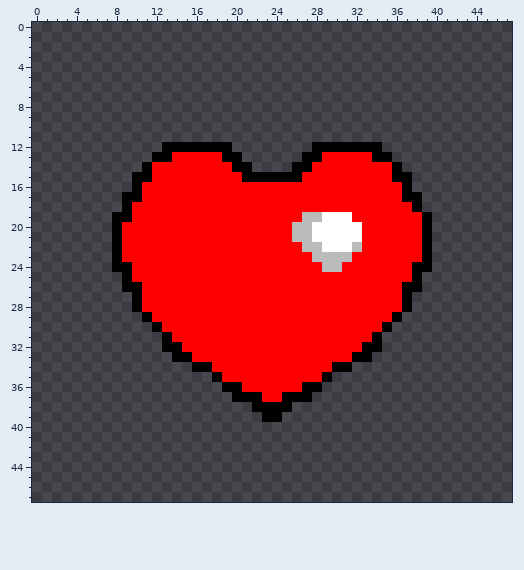
One commit to this pixel-art sprite: assets/heart.png. Above, as it was before the edit.
The file is 48x48 pixels.
Once edited:
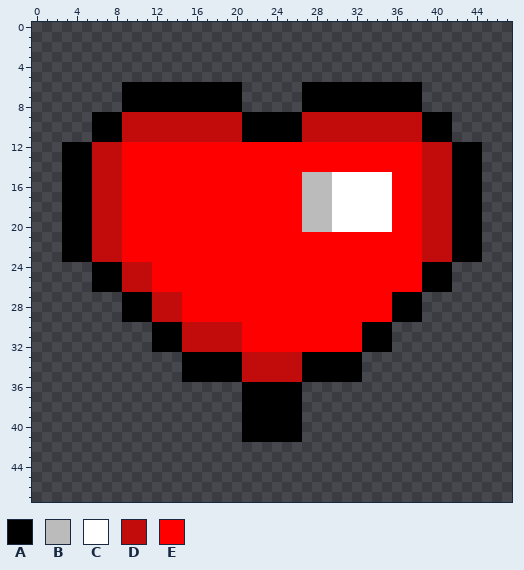
Palette (. is transparent): A #000000  B #bbbbbb  C #ffffff  D #c20b0b  E #ff0000
What changed:
Changed rows in their new state; - is an unchanged pixel.
first column x 3:
 6 ------AAAAAAAAAAAA------AAAAAAAAAAAA------
 7 ------AAAAAAAAAAAA------AAAAAAAAAAAA------
 8 ------AAAAAAAAAAAA------AAAAAAAAAAAA------
 9 ---AAADDDDDDDDDDDDAAAAAADDDDDDDDDDDDAAA---
10 ---AAADDDDDDDDDDDDAAAAAADDDDDDDDDDDDAAA---
11 ---AAADDDDDDDDDDDDAAAAAADDDDDDDDDDDDAAA---
12 AAADDDEEEEEEEEEEEEEEEEEEEEEEEEEEEEEEDDDAAA
13 AAADDDEEEEE-----EEEEEEEEEE-----EEEEEDDDAAA
14 AAADDDEEE--------EEEEEEEE--------EEEDDDAAA
15 AAADDDEEE---------EEEEEEBBBCCCCCCEEEDDDAAA
16 AAADDDEE----------------BBBCCCCCC-EEDDDAAA
17 AAADDDEE----------------BBBCCCCCC-EEDDDAAA
18 AAADDDE-----------------BBBCCCCCC--EDDDAAA
19 AAADDDE-------------------B--CCCC---DDDAAA
20 AAADDD-----------------E-BB---CCC---DDDAAA
21 AAADDD-----------------EEEEEEE------DDDAAA
22 AAADDD------------------EEEEEE------DDDAAA
23 AAADDD-------------------EEEE-------DDDAAA
24 ---AA-DDD-----------------EE-------E-AA---
25 ---AAADDD--------------------------EAAA---
26 ---AAADDD-------------------------EEAAA---
27 ------A-ADDD---------------------A-A------
28 ------A-ADDD---------------------A-A------
29 ------AA-DDD----------------------AA------
30 ----------AADDDDDD------------AA----------
31 ---------A-ADDDDDD------------A-A---------
32 ---------A--DDDDDD--------------A---------
33 -----------.-AAAAADDDDDDAAAAA-.-----------
34 ------------A--AAADDDDDDAAA--A------------
35 ------------AAA-AADDDDDDAA-AAA------------
36 ----------------..AAAAAA..----------------
37 -----------------.--AA--.-----------------
38 ------------------A----A------------------
39 ------------------AA--AA------------------
40 ------------------AAAAAA------------------
41 ------------------AAAAAA------------------
